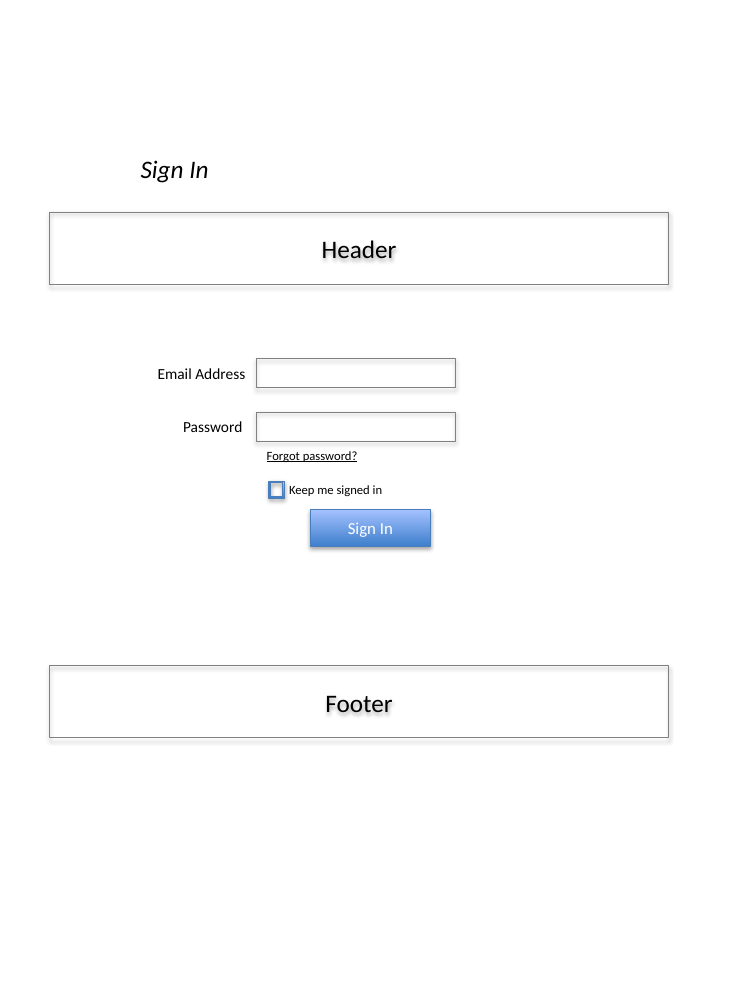
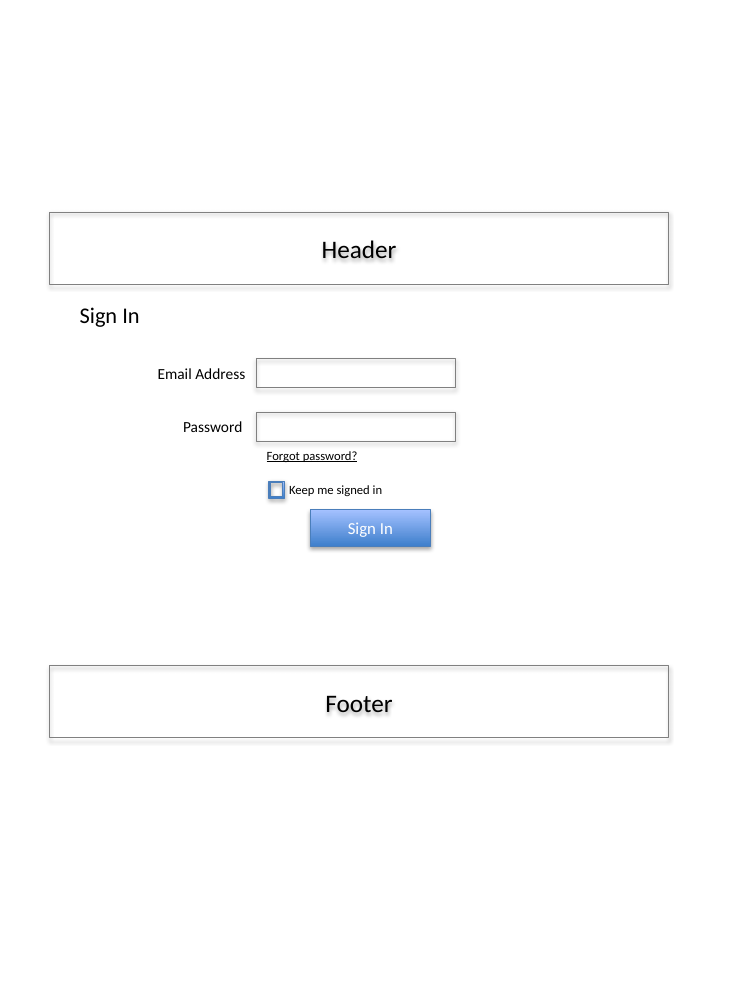
Before and after one commit to mykevinjung/alicesfavs, a slide deck: slide 7 of docs/AlicesFavsUI.pptx (slide 5 before the commit). Drawn at 756x1008 pixels with LibreOffice and Linux fonts; fonts in the diff are those of the drawing. Boxes give left, top, right and bottom in pixels: in the first picture for what was removed or moved away, otherwise in the second. Text is boxed around its words. In the diff, an @@ line names an element or a change of style, - is before the commit and + after.

```diff
--- a/docs/AlicesFavsUI.pptx
+++ b/docs/AlicesFavsUI.pptx
@@ text "Sign In" moved from (x1=141, y1=160, x2=208, y2=183) to (x1=80, y1=307, x2=139, y2=327) @@
@@ text "Sign In" at (x1=80, y1=307, x2=139, y2=327): size 18 to 16 pt, italic off @@
```
Also in this commit, not shown: 4 other slides changed, 2 slides added, 10 other files.
